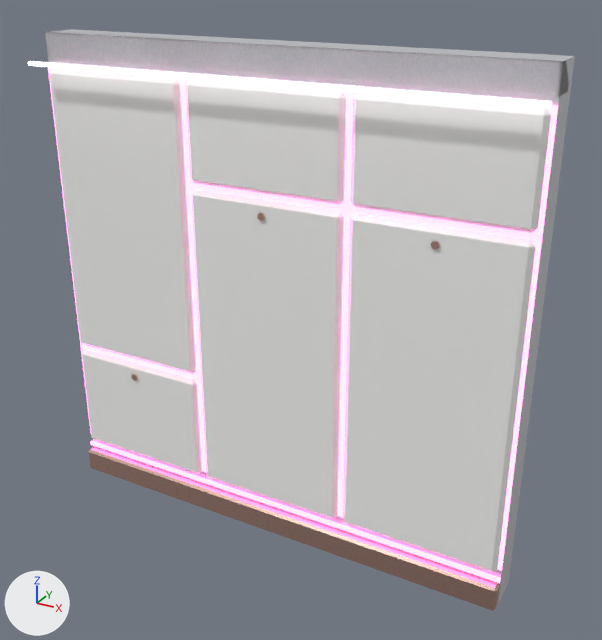
The glTF model maze3d/kits/agency/models/wall_porcelain_a.glb as it was, and as the next commit left it.
The view is the same before and after, from a 50 mm camera at (3.08, -5.08, 4.56) aimed at (0.21, 0.13, 1.95). Every picture has the same lights, and +X, +Y and +Z are marked at lower left. The older version comes first. Vertices at exactly the same position are counted once.

Names of what the first picture shows: 'wall_porcelain_a'.
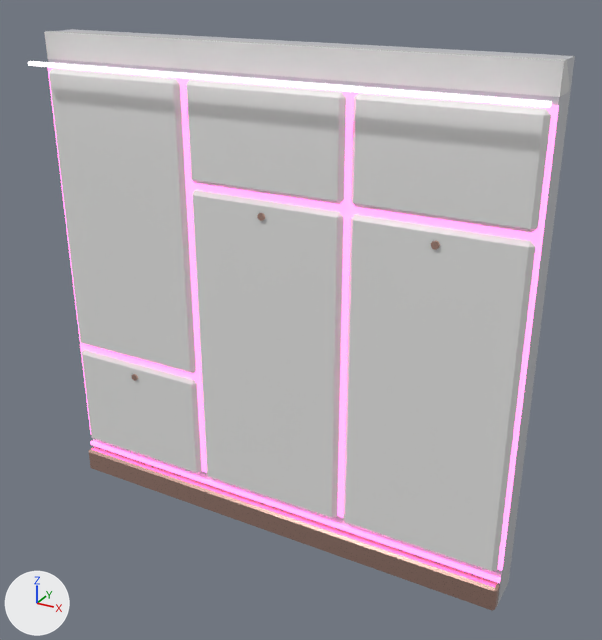
Diff of the bpy script that builds the scene:
```diff
--- a/maze3d/kits/agency/models/wall_porcelain_a.glb.py
+++ b/maze3d/kits/agency/models/wall_porcelain_a.glb.py
@@ mat_neon_pink @@
 mat_neon_pink.emission_color = (1.0, 0.16, 0.58)  # pink #ff6fc8
-mat_neon_pink.emission_strength = 4.5
+mat_neon_pink.emission_strength = 2.6
@@ me_wall @@
 me_wall.from_pydata(...)  # 270 vertices, 480 faces; spans x -2.0..2.0, y -0.22..0.3, z 0.0..4.0
 # used by ob_wall_porcelain_a; location = (0.0, 0.0, 0.0)
-me_wall.vertices[214].co = (0.73, -0.07, 2.89)  # pixel (352, 220)
-me_wall.vertices[215].co = (0.73, -0.04, 2.92)  # pixel (355, 213)
-me_wall.vertices[216].co = (0.7, -0.04, 2.89)  # pixel (350, 218)
-me_wall.vertices[217].co = (0.73, -0.04, 0.33)  # pixel (346, 523)
-me_wall.vertices[218].co = (0.73, -0.07, 0.36)  # pixel (344, 522)
-me_wall.vertices[219].co = (0.7, -0.04, 0.36)  # pixel (343, 518)
+# me_wall part 1
+me_wall.vertices[214].co = (0.73, -0.04, 0.33)  # pixel (346, 523)
+me_wall.vertices[215].co = (0.73, -0.07, 0.36)  # pixel (344, 522)
+me_wall.vertices[216].co = (0.7, -0.04, 0.36)  # pixel (343, 518)
+me_wall.vertices[217].co = (0.73, -0.07, 2.89)  # pixel (352, 220)
+me_wall.vertices[218].co = (0.73, -0.04, 2.92)  # pixel (355, 213)
+me_wall.vertices[219].co = (0.7, -0.04, 2.89)  # pixel (350, 218)
 me_wall.materials.append(mat_porcelain_grey)
```

Boxes (x1, y1, x2, y2) around the edits, measured in the pictures (602 x 640 px; the box of a moved part takes in the faces that stretch with it):
'wall_porcelain_a', surface changed, reshaped
    both: (28, 29, 575, 611)
part 1 of me_wall, moved or reshaped
    both: (343, 214, 531, 572)
